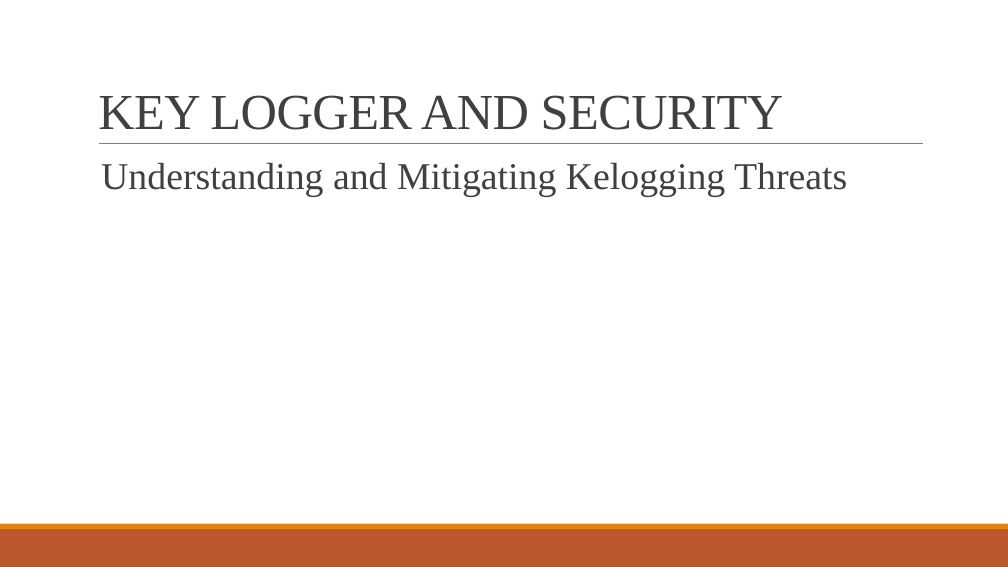
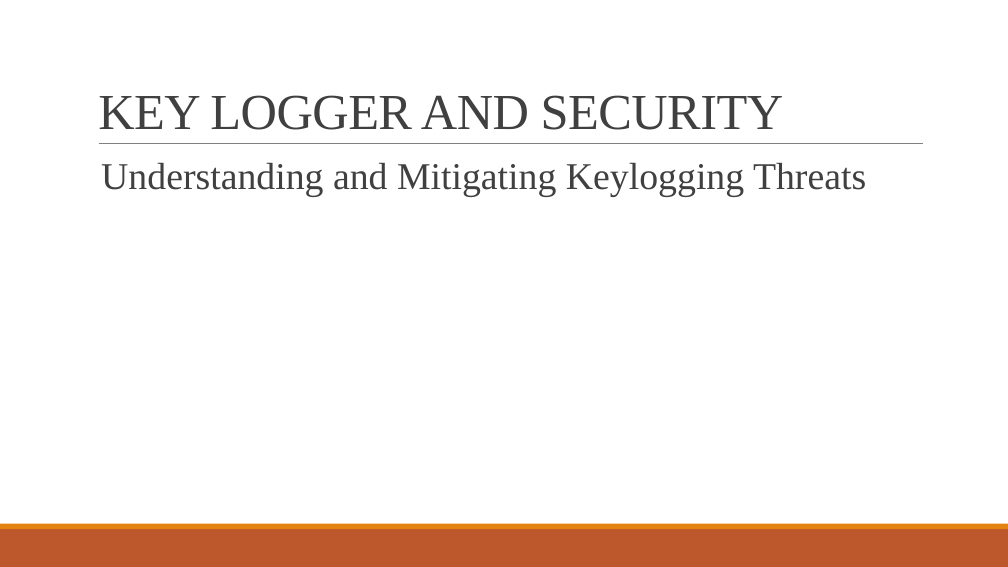
Before and after one commit to Manohar1471/Keylogger-Final-Project, a slide deck: slide 2 of Final Project.pptx. Drawn at 1008x567 pixels with LibreOffice and Linux fonts; fonts in the diff are those of the drawing. Boxes give left, top, right and bottom in pixels: in the first picture for what was removed or moved away, otherwise in the second. Text is boxed around its words. In the diff, an @@ line names an element or a change of style, - is before the commit and + after.

```diff
--- a/Final Project.pptx
+++ b/Final Project.pptx
@@ text at <box>101,162,866,196</box>: text changed @@
-  Understanding and Mitigating Kelogging Threats
+  Understanding and Mitigating Keylogging Threats
```
Also in this commit, not shown: 1 other slide changed.
